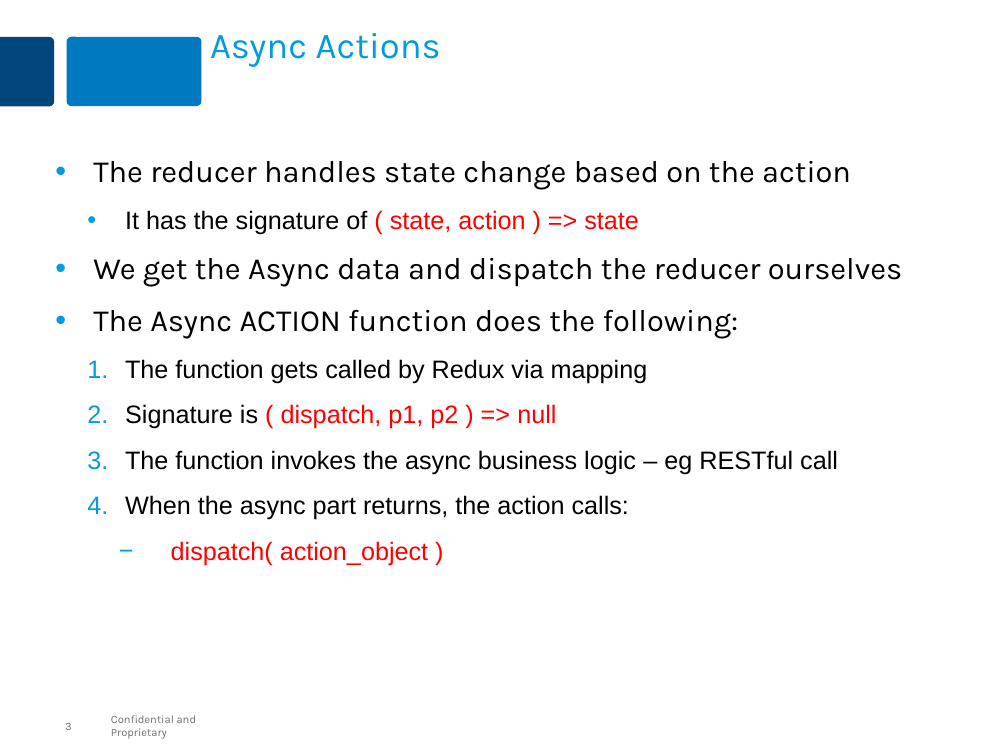
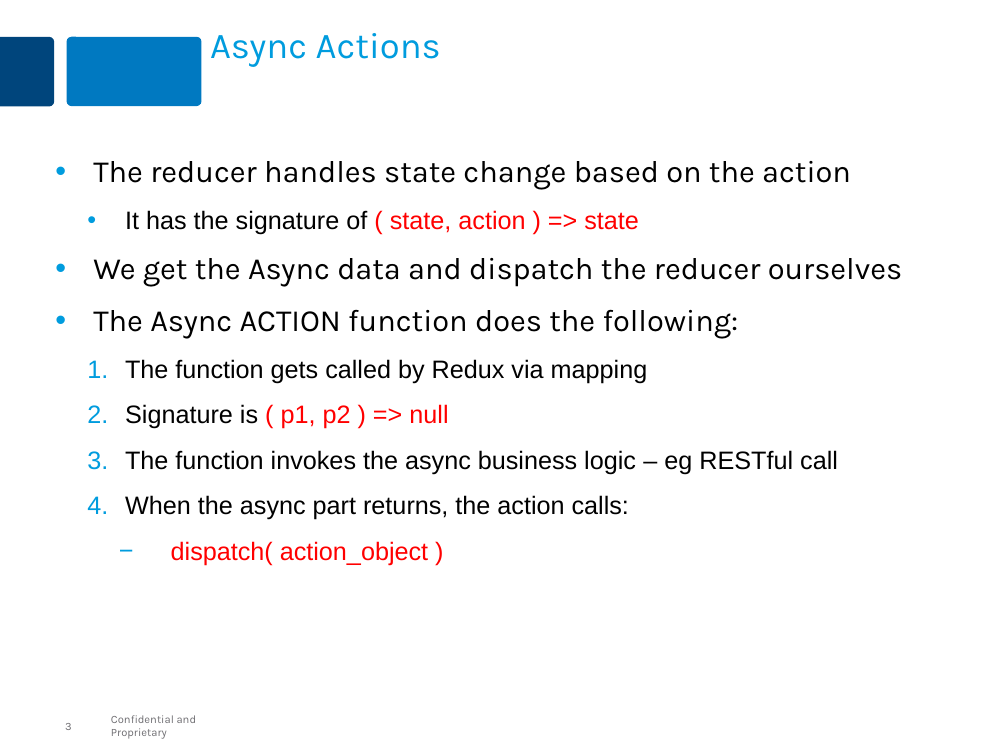
Before and after one commit to MaxMillington/react_practice, a slide deck: slide 3 of lesson-react-50-redux-async/react-redux-async.pptx. Drawn at 1008x756 pixels with LibreOffice and Linux fonts; fonts in the diff are those of the drawing. Boxes give left, top, right and bottom in pixels: in the first picture for what was removed or moved away, otherwise in the second. Text is boxed around its words. In the diff, an @@ line names an element or a change of style, - is before the commit and + after.

```diff
--- a/lesson-react-50-redux-async/react-redux-async.pptx
+++ b/lesson-react-50-redux-async/react-redux-async.pptx
@@ text at (x1=125, y1=404, x2=448, y2=429): text changed @@
-  2. Signature is ( dispatch, p1, p2 ) => null
+  2. Signature is ( p1, p2 ) => null
```
Also in this commit, not shown: 4 other slides changed, 3 slides added, 1 other file.
